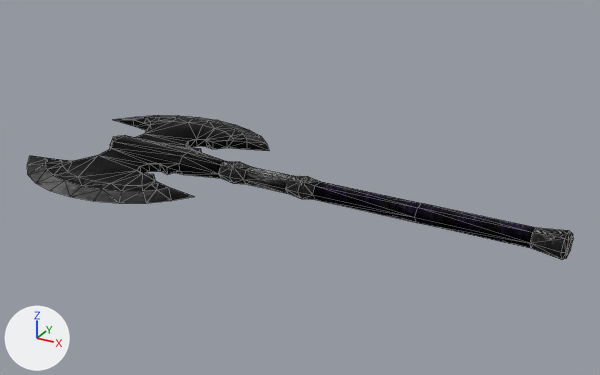
A saved change to the glTF model assets/models/KM_NEW_AX_01.glb.
Rendered twice from a 50 mm lens placed at (0.609, -1.473, 0.734), pointed at (-0.208, 0.013, -0.009). Lighting does not change. The marker at lower left points along +X, +Y and +Z. Mesh edges are drawn as thin lines. Vertices at the same position are counted once.

The scene before the commit, as lines of its bpy script (objects in view):
```python
mat_it_bladesheet = principled_material('IT_BLADESHEET')
mat_it_bladesheet.texture = img_it_bladesheet
mat_it_bladesheet.metallic = 1.0
mat_it_bladesheet.roughness = 1.0
mat_km_axe_01 = principled_material('KM_AXE_01')
mat_km_axe_01.texture = img_km_axe_01
mat_km_axe_01.metallic = 1.0
mat_km_axe_01.roughness = 1.0
me_mesh = bpy.data.meshes.new('Mesh')
me_mesh.from_pydata(...)  # 301 vertices, 458 faces; spans x -0.861..0.381, y -0.284..0.284, z -0.023..0.023
# faces by material slot: [398, 60]
me_mesh.materials.append(mat_km_axe_01)  # picture img_km_axe_01
me_mesh.materials.append(mat_it_bladesheet)  # picture img_it_bladesheet
ob_mesh = bpy.data.objects.new('Mesh', me_mesh)
ob_mesh.location = (0.0, 0.0, 0.0)
```
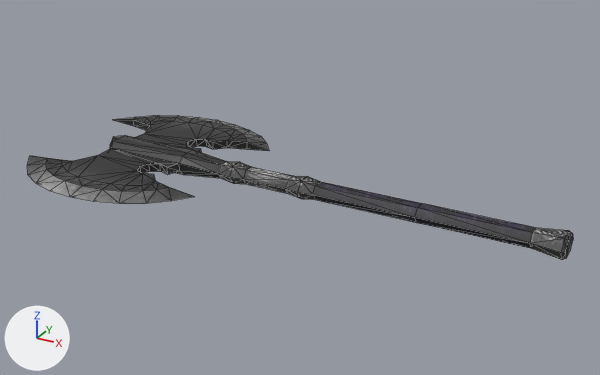
Edits to the bpy script that builds the scene:
```text
Change mat_km_axe_01:
    mat_km_axe_01.metallic: 1.0 -> 0.0
    mat_km_axe_01.roughness: 1.0 -> 0.5
Change mat_it_bladesheet:
    mat_it_bladesheet.metallic: 1.0 -> 0.0
Change me_mesh:
    where me_mesh.from_pydata(...)  # 301 vertices, 458 faces; spans x -0.861..0.381, y -0.284..0.284, z -0.023..0.023
    used by ob_mesh; location = (0.0, 0.0, 0.0)
    me_mesh part 1
    208 faces are deleted
    60 new faces join them, mat_it_bladesheet (picture img_it_bladesheet)
    148 new faces join them, mat_km_axe_01 (picture img_km_axe_01)
    me_mesh part 2: the surface is now shaded flat
```

Pixel boxes (x1, y1, x2, y2) of what changed, in the pictures (600 x 375 px; the box of a moved part takes in the faces that stretch with it):
'Mesh', surface changed (black to grey): (27, 115, 573, 260) in both
part 1 of me_mesh, moved or reshaped: (27, 117, 269, 201) in both
